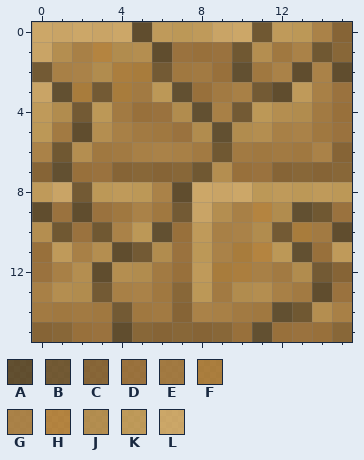
Pixel-art sprite -- textures/tms_citrine_cracked_brick.png. The picture above is the old version.
The file is 16x16 pixels.
Palette (. is transparent): A #553410cc  B #6a4114cc  C #855119cc  D #9b5f20cc  E #a56926cc  F #b06e21cc  G #af732dcc  H #bb7523cc  J #bb8237cc  K #c99143cc  L #d9a155cc
Pixels before, first column x 0:
 0 LLLLLAKKKLLBKKGC
 1 LJGHJJADDDBJEGBC
 2 BGGJFFBEEDAEGAGA
 3 LAFBFEKADEGBAKGD
 4 KJBKEDDJAGBKJJED
 5 KEAJGEEDJAJJGGED
 6 GBJEEGGGEBEEEEGC
 7 CADDCCCCBJDDCCCC
 8 KLBKKKGALLLKKKKK
 9 ADADEGEBLJGHJABD
10 JBDBGKADKGGJBFEA
11 DKGJABJDKGFHKADK
12 DGJAJJEDKFFGEJBC
13 GJJBGGECKEJJGEAD
14 EEEEBEECGGEEABJG
15 CCDDACCCCCDADDDC
The same view after the edit:
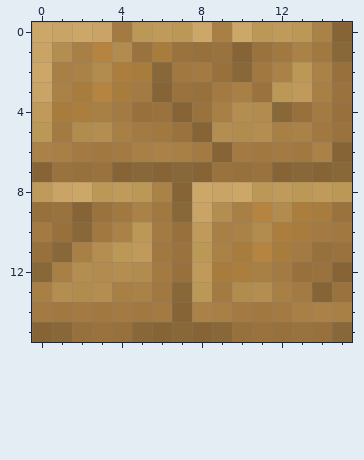
The edit:
Colour A gives way to colour C in row 2 at x 10; in row 8 at x 7; in row 9 at x 2; in row 13 at x 14.
Colour B gives way to colour C in row 1 at x 10; in row 2 at x 6; in row 6 at x 9; in row 7 at x 8; in row 9 at x 7.
Colour D gives way to colour C in row 10 at x 2; in row 12 at x 0.
Colour J gives way to colour C in row 4 at x 7 and 12; in row 5 at x 8.
Colour K gives way to colour C in row 3 at x 6; in row 11 at x 1.
Colour A gives way to colour D in row 2 at x 15; in row 3 at x 7; in row 4 at x 8; in row 7 at x 1; in row 9 at x 0; in row 15 at x 4 and 11.
Colour B gives way to colour D in row 3 at x 11; in row 10 at x 1; in row 12 at x 14.
Colour J gives way to colour D in row 1 at x 5 and 11; in row 4 at x 13; in row 7 at x 9; in row 12 at x 13.
Colour K gives way to colour D in row 11 at x 15.
Colour A gives way to colour E in row 10 at x 6 and 15; in row 11 at x 13; in row 14 at x 12.
Colour B gives way to colour E in row 1 at x 14; in row 10 at x 3; in row 14 at x 4.
Colour J gives way to colour E in row 6 at x 2; in row 10 at x 0; in row 11 at x 6.
Colour L gives way to colour E in row 0 at x 4.
Colour A gives way to colour F in row 1 at x 6; in row 9 at x 13.
Colour B gives way to colour F in row 4 at x 2; in row 9 at x 14; in row 10 at x 12.
Colour J gives way to colour F in row 4 at x 1.
Colour K gives way to colour F in row 11 at x 12.
Colour A gives way to colour G in row 3 at x 1.
Colour B gives way to colour G in row 6 at x 1; in row 14 at x 13.
Colour J gives way to colour G in row 14 at x 14.
Colour K gives way to colour G in row 4 at x 3.
Colour L gives way to colour G in row 0 at x 9.
Colour B gives way to colour H in row 3 at x 3.
Colour A gives way to colour J in row 5 at x 2 and 9; in row 12 at x 3.
Colour B gives way to colour J in row 4 at x 10; in row 13 at x 3.
Colour K gives way to colour J in row 4 at x 11.
Colour A gives way to colour K in row 0 at x 5; in row 2 at x 13; in row 3 at x 12; in row 11 at x 4.
Colour B gives way to colour K in row 0 at x 11; in row 11 at x 5.
Colour B gives way to colour L in row 2 at x 0; in row 8 at x 2.
Colour K gives way to colour L in row 0 at x 8.
